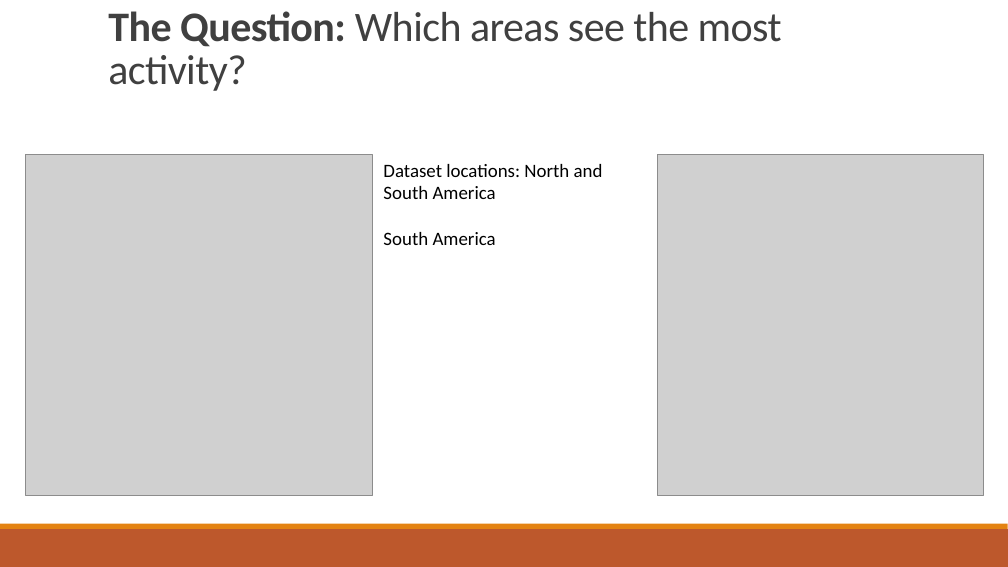
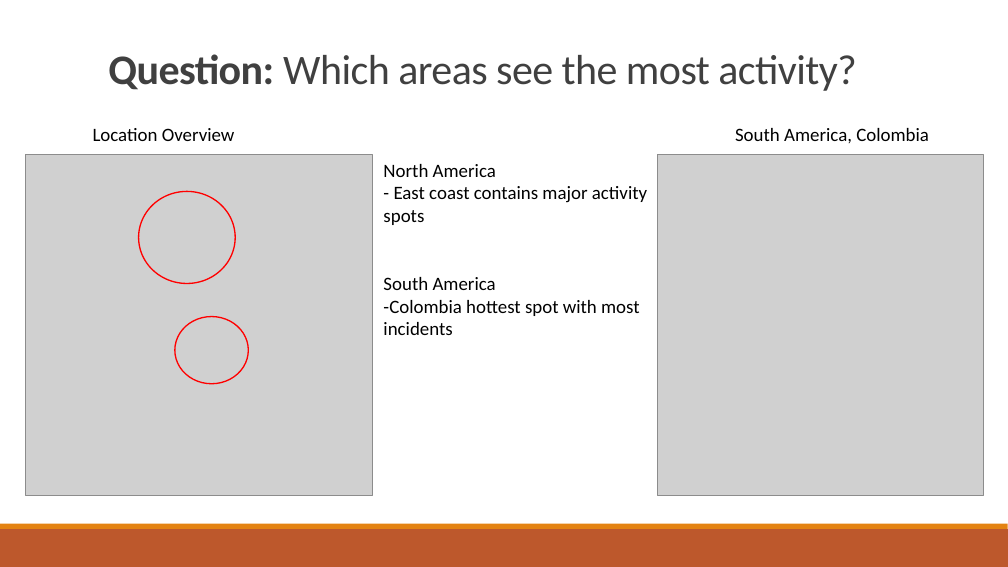
Before and after one commit to jessetjohnson17/special_tools, a slide deck: slide 4 of Volunteers.pptx. Drawn at 1008x567 pixels with LibreOffice and Linux fonts; fonts in the diff are those of the drawing; grey boxes stand for pictures. Boxes give left, top, right and bottom in pixels: in the first picture for what was removed or moved away, otherwise in the second. Text is boxed around its words. In the diff, an @@ line names an element or a change of style, - is before the commit and + after.

Commit message:
tweaked powerpoint

```diff
--- a/Volunteers.pptx
+++ b/Volunteers.pptx
@@ text at (x1=108, y1=54, x2=856, y2=91): text changed @@
-The Question: Which areas see the most activity?
+Question: Which areas see the most activity?
@@ text added at (x1=93, y1=128, x2=235, y2=141), 18 pt, text #000000 @@
+Location Overview
@@ text added at (x1=735, y1=128, x2=929, y2=143), 18 pt, text #000000 @@
+South America, Colombia
@@ text at (x1=383, y1=164, x2=647, y2=225): text changed @@
-Dataset locations: North and South America
+North America
+- East coast contains major activity spots
@@ ellipse added at (x1=138, y1=191, x2=235, y2=284), outline #FF0000 1.25 pt @@
@@ ellipse added at (x1=175, y1=317, x2=248, y2=384), outline #FF0000 1.25 pt @@
@@ text at (x1=383, y1=300, x2=640, y2=335): paragraph added @@
+-Colombia hottest spot with most incidents
```
Also in this commit, not shown: 3 other slides changed, 1 slide added, 1 slide removed, 1 other file.
